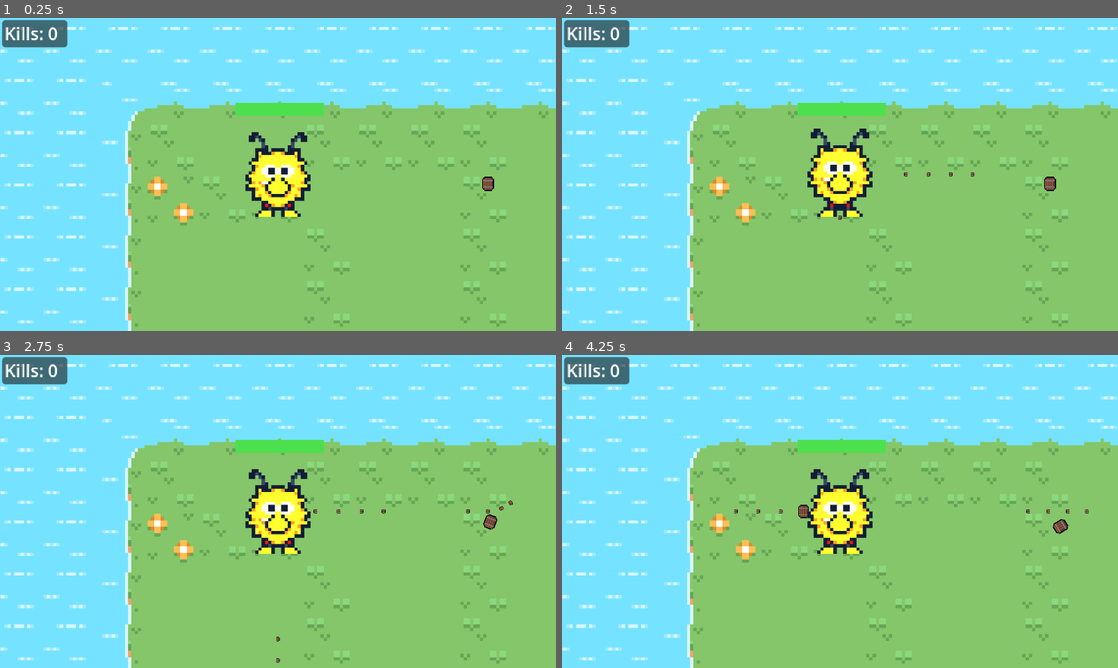
Above: before the commit, frames 1-4 (two rows, left to right).
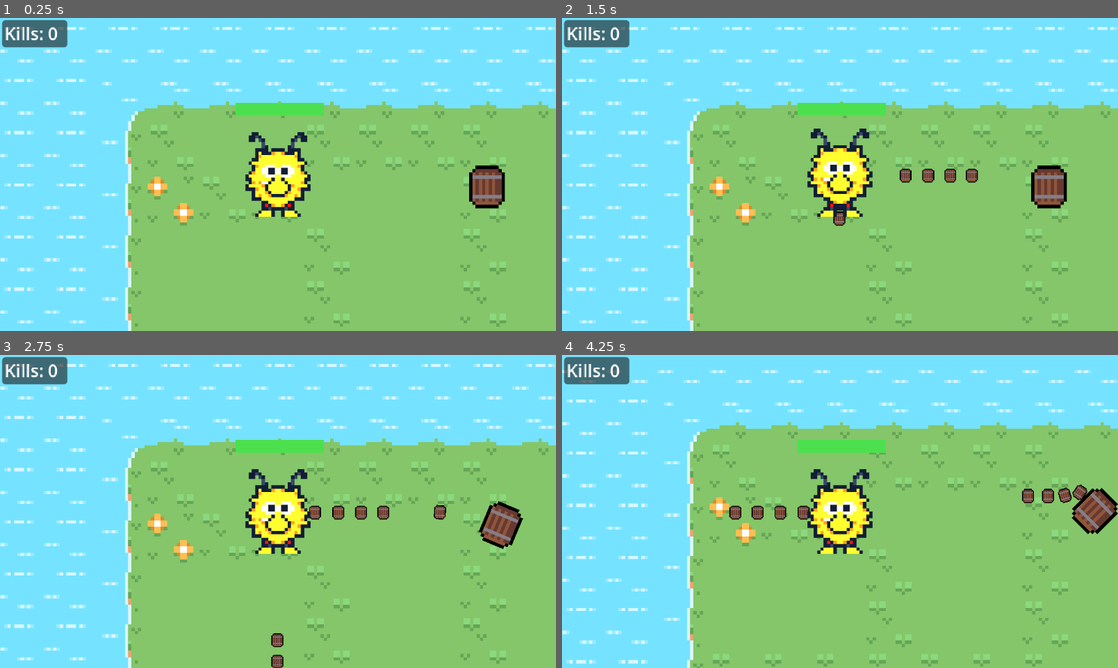
Above: after the commit, the same moments.

Repository: BonnGameDevKurs/gamedevgame
Game: Godot game, scene res://scenes/main.tscn
Two runs of this game, one before a commit and one after it. Both use one fixed random seed, a clock stepped at 60 frames per second and the inputs below. This scene is started directly instead of the project's main scene.
Inputs:
- Up to frame 1 (0.25 s): no input
- Up to frame 2 (1.5 s): hold Right (fire_right) 0.53-1.28 s; hold Down (fire_down) from 1.28 s (still down)
- Up to frame 3 (2.75 s): release Down (fire_down) at 2.03 s; hold Right (fire_right) from 2.03 s (still down)
- Up to frame 4 (4.25 s): release Right (fire_right) at 2.78 s; hold Up (fire_up) 2.78-3.53 s; hold Left (fire_left) from 3.53 s (still down)

The runs differ from the first frame. In frame 1, 0.8% of the frame differs, in the area x 84-91%, y 47-61%; in frame 2, 1.2%; in frame 3, 1.5%; in frame 4, 14%, in the area x 0-100%, y 2-100%.

Commit message:
Fix scaling of physics objects

Diff:
--- a/characters/player/patrone.tscn
+++ b/characters/player/patrone.tscn
@@ -4,10 +4,9 @@
 [ext_resource type="Texture2D" uid="uid://b1kc1ujkcgs2l" path="res://assets/keg.png" id="1_yr613"]
 
 [sub_resource type="CircleShape2D" id="CircleShape2D_4j4b0"]
-radius = 6.66667
+radius = 7.0
 
 [node name="RigidBody2D" type="RigidBody2D" groups=["Bullet"]]
-scale = Vector2(3, 3)
 mass = 0.1
 gravity_scale = 0.0
 contact_monitor = true
@@ -15,12 +14,11 @@
 script = ExtResource("1_uoupb")
 
 [node name="CollisionShape2D" type="CollisionShape2D" parent="."]
-scale = Vector2(0.3, 0.3)
+position = Vector2(0, 1)
 shape = SubResource("CircleShape2D_4j4b0")
 
 [node name="Sprite2D" type="Sprite2D" parent="."]
 position = Vector2(0, -0.5)
-scale = Vector2(0.3, 0.3125)
 texture = ExtResource("1_yr613")
 
 [connection signal="body_entered" from="." to="." method="_on_body_entered"]
--- a/menus/start_menu/start_menu.tscn
+++ b/menus/start_menu/start_menu.tscn
@@ -45,10 +45,6 @@
 &"RESET": SubResource("Animation_fcv5n")
 }
 
-[sub_resource type="CapsuleShape2D" id="CapsuleShape2D_oymgl"]
-radius = 56.6666
-height = 144.0
-
 [sub_resource type="StyleBoxFlat" id="StyleBoxFlat_h61rw"]
 bg_color = Color(0.192157, 0.2, 0.219608, 0.772549)
 corner_radius_top_left = 3
@@ -84,16 +80,11 @@
 
 [node name="Keg2" type="RigidBody2D" parent="."]
 position = Vector2(131, 8)
-scale = Vector2(3, 3)
 gravity_scale = 0.0
 
 [node name="Sprite2D2" type="Sprite2D" parent="Keg2"]
+scale = Vector2(3, 3)
 texture = ExtResource("4_r7mew")
-
-[node name="CollisionShape2D" type="CollisionShape2D" parent="Keg2"]
-position = Vector2(-0.666667, 1.33333)
-scale = Vector2(0.1, 0.1)
-shape = SubResource("CapsuleShape2D_oymgl")
 
 [node name="CanvasLayer" type="CanvasLayer" parent="."]
 
--- a/scenes/better_dumb_enemy.gd
+++ b/scenes/better_dumb_enemy.gd
@@ -17,6 +17,5 @@
 func _on_detection_radius_body_entered(body: Node2D) -> void:
 	detected = true
 
-
 func _on_detection_radius_body_exited(body: Node2D) -> void:
 	detected = false
--- a/scenes/main.tscn
+++ b/scenes/main.tscn
@@ -10,8 +10,8 @@
 [ext_resource type="Script" uid="uid://c666rt15y1p67" path="res://misc/kill_counter_label.gd" id="8_tipki"]
 
 [sub_resource type="CapsuleShape2D" id="CapsuleShape2D_oymgl"]
-radius = 56.6666
-height = 144.0
+radius = 14.0
+height = 44.0
 
 [sub_resource type="CircleShape2D" id="CircleShape2D_o6xl0"]
 radius = 26.6667
@@ -45,15 +45,14 @@
 
 [node name="Keg2" type="RigidBody2D" parent="."]
 position = Vector2(317, 56)
-scale = Vector2(3, 3)
 gravity_scale = 0.0
 
 [node name="Sprite2D2" type="Sprite2D" parent="Keg2"]
+scale = Vector2(3, 3)
 texture = ExtResource("3_5a437")
 
 [node name="CollisionShape2D" type="CollisionShape2D" parent="Keg2"]
-position = Vector2(-0.666667, 1.33333)
-scale = Vector2(0.1, 0.1)
+position = Vector2(-2, 4)
 shape = SubResource("CapsuleShape2D_oymgl")
 
 [node name="Dumb_Enemy" type="CharacterBody2D" parent="." node_paths=PackedStringArray("health_bar")]
Not shown: 1 places in menus/start_menu/start_menu.tscn that only renumber resources
